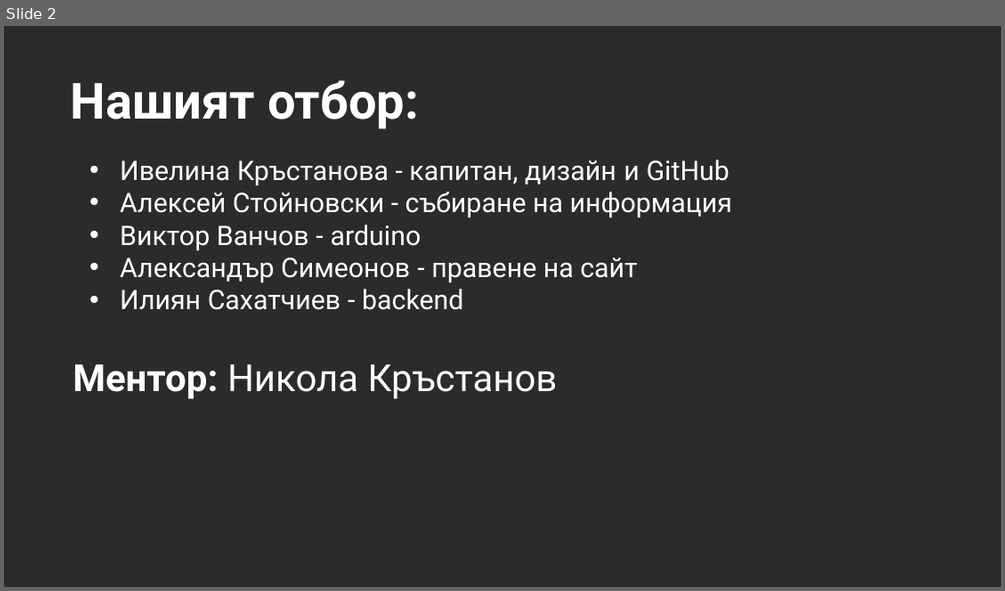
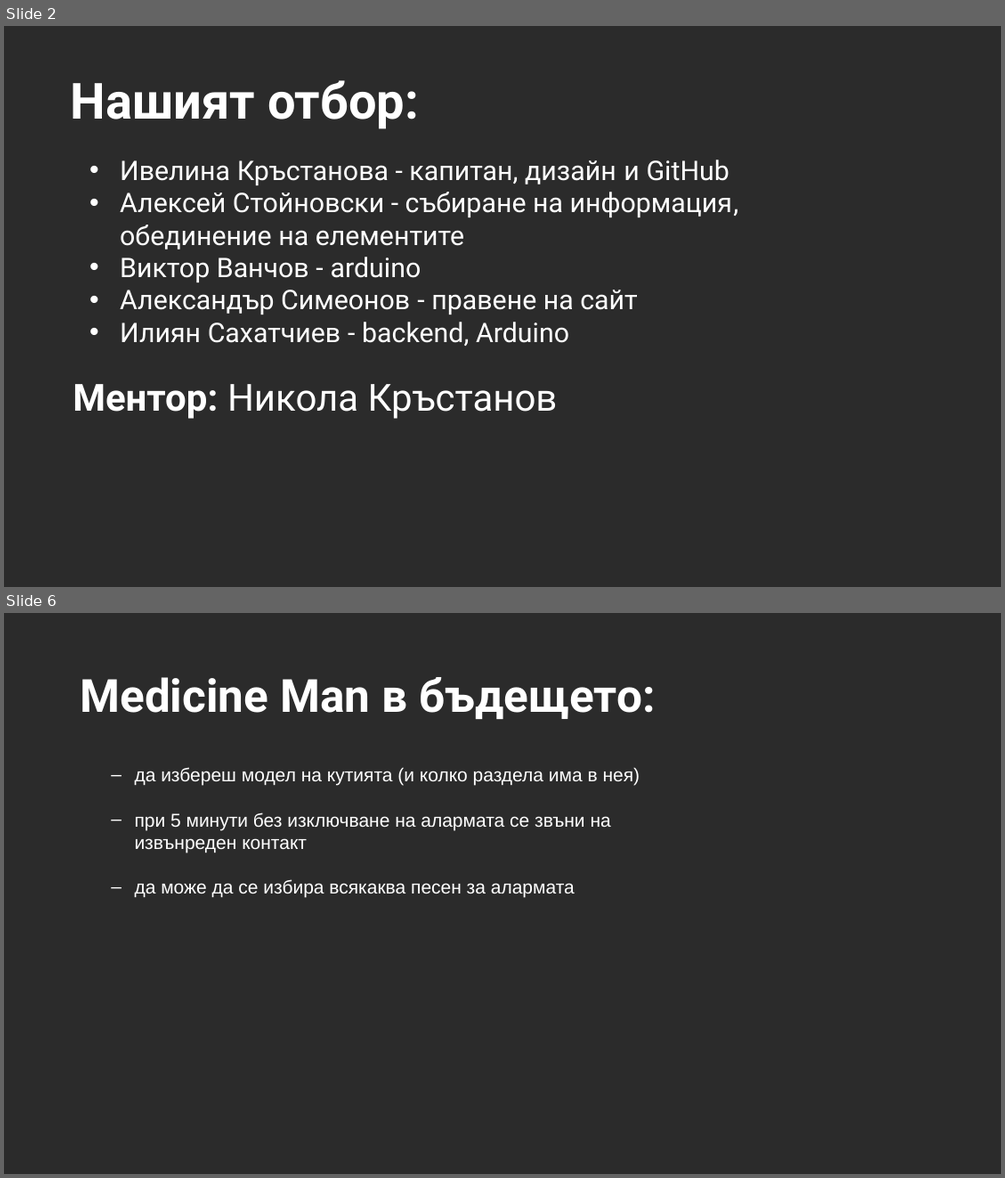
Before and after one commit to VicRattlehead502/Medicine-Man, a slide deck: Prezentaciq.pptx. Shown one above the other, each under a label of ours: slide 2 before the commit, slides 2 and 6 after it; the slides between them are not shown. The pictures are 1005x591 and 1005x1178 pixels, drawn with LibreOffice and Linux fonts; fonts in the diff are those of the drawing; background and template pictures are left out; a plain dark background stands for a picture behind light text. Boxes give left, top, right and bottom in pixels: in the first picture for what was removed or moved away, otherwise in the second. Text is boxed around its words. In the diff, an @@ line names an element or a change of style, - is before the commit and + after.

```diff
--- a/Prezentaciq.pptx
+++ b/Prezentaciq.pptx
@@ slide 6 added at box(4, 613, 1001, 1174), background picture (left out) @@
@@ title added at box(80, 677, 655, 719), 44 pt, text #FFFFFF, bold @@
+Medicine Man в бъдещето:
@@ text added at box(135, 767, 640, 898), 18 pt, text #FFFFFF @@
+– да избереш модел на кутията (и колко раздела има в нея)
+– при 5 минути без изключване на алармата се звъни на извънреден контакт
+– да може да се избира всякаква песен за алармата
@@ slide 2 changed as well @@
@@ text at box(120, 192, 739, 249): text changed @@
-• Алексей Стойновски - събиране на информация
+• Алексей Стойновски - събиране на информация, обединение на елементите
@@ text at box(120, 321, 569, 346): text changed @@
-• Илиян Сахатчиев - backend
+• Илиян Сахатчиев - backend, Arduino
@@ text "Ментор: Никола Кръстанов": place and size @@
-text "Ментор: Никола Кръстанов" at box(73, 364, 558, 399)
+text "Ментор: Никола Кръстанов" at box(73, 384, 558, 418)
```
Also in this commit, not shown: 1 other slide changed, 7 other slides added, 1 slide removed, 1 other file.
